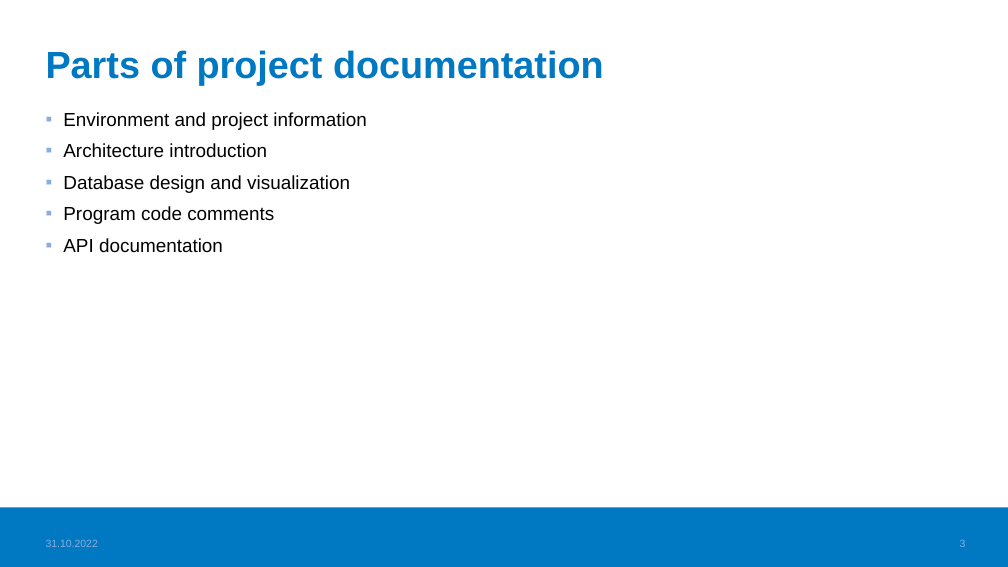
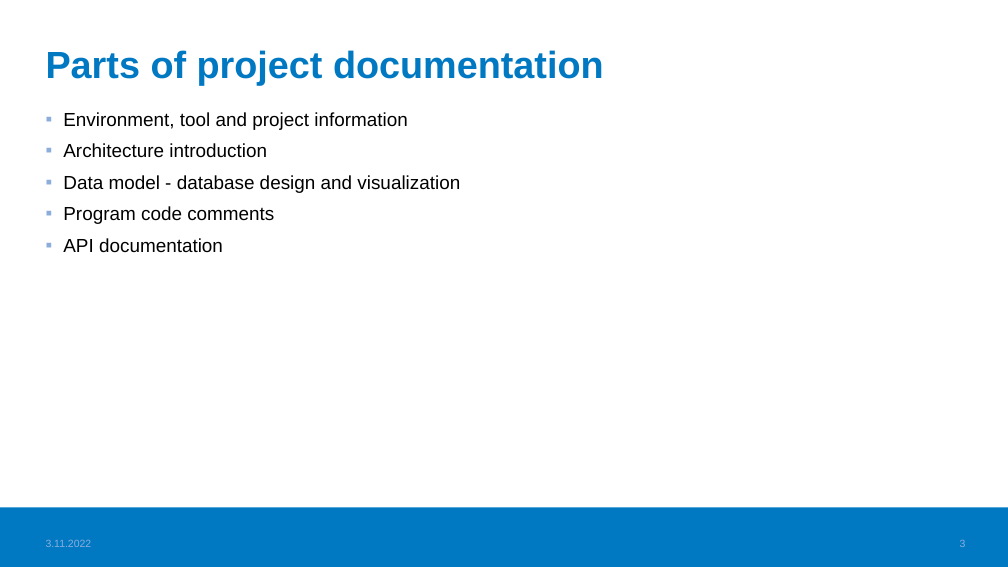
Before and after one commit to haagahelia/ohke-teknologiat, a slide deck: slide 3 of 06_ohjelmistoarkkitehtuurit_ja_patternit/documentation_principles_for_sw_projects.pptx. Drawn at 1008x567 pixels with LibreOffice and Linux fonts; fonts in the diff are those of the drawing; background and template pictures are left out. Boxes give left, top, right and bottom in pixels: in the first picture for what was removed or moved away, otherwise in the second. Text is boxed around its words. In the diff, an @@ line names an element or a change of style, - is before the commit and + after.

Commit message:
Typos from the documentation hint doc

```diff
--- a/06_ohjelmistoarkkitehtuurit_ja_patternit/documentation_principles_for_sw_projects.pptx
+++ b/06_ohjelmistoarkkitehtuurit_ja_patternit/documentation_principles_for_sw_projects.pptx
@@ text at bbox=[63, 112, 407, 130]: text changed @@
-▪ Environment and project information
+▪ Environment, tool and project information
@@ text at bbox=[63, 175, 460, 193]: text changed @@
-▪ Database design and visualization
+▪ Data model - database design and visualization
@@ text at bbox=[46, 539, 92, 547]: text changed @@
-31.10.2022
+3.11.2022
```
Also in this commit, not shown: 7 other slides changed, 1 other file.
